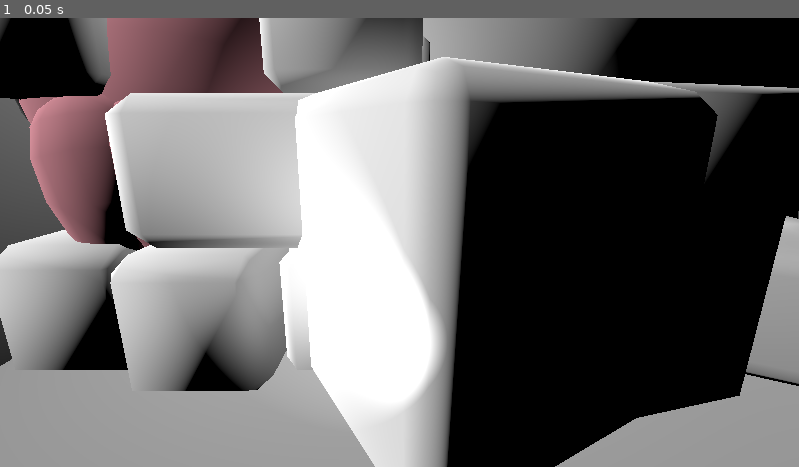
Above: before the commit, frame 1.
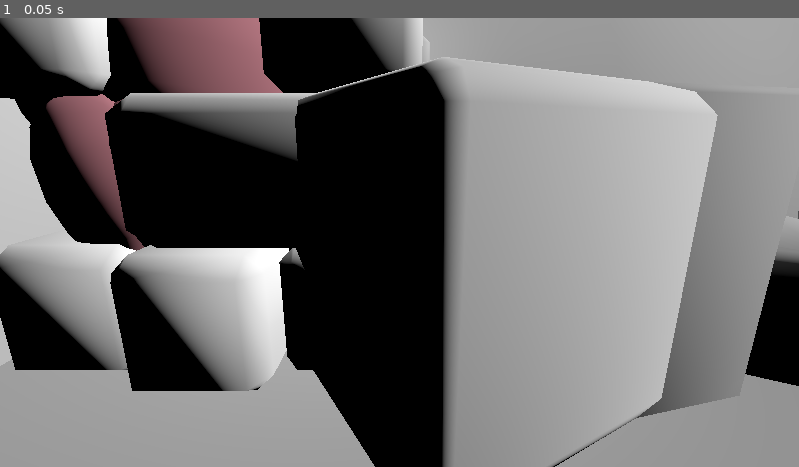
Above: after the commit, the same moment.

Repository: CoffeeMugTwo/b_oink
Game: Godot game, scene res://Scenes/TEst_Art.tscn
Same seed, same stepped clock (60 frames per second), same inputs: the game is played once before the commit and once after it. This scene is started directly instead of the project's main scene.
Inputs:
- Up to frame 1 (0.05 s): no input

The runs differ from the first frame. In frame 1, 82% of the frame differs, in the area x 0-100%, y 0-100%.

Commit message:
Desk_added
Desk added

Diff:
--- /dev/null
+++ b/b-oink/Art/Materials/DEsk.tres
@@ -0,0 +1,17 @@
+[gd_resource type="StandardMaterial3D" load_steps=5 format=3 uid="uid://8r3vnp3cabll"]
+
+[ext_resource type="Texture2D" uid="uid://cll170m5pcsob" path="res://Art/Textures/Desk/Desk_LP_DefaultMaterial_BaseColor.png" id="1_uo2rn"]
+[ext_resource type="Texture2D" uid="uid://be3mx2qi03na2" path="res://Art/Textures/Desk/Desk_LP_DefaultMaterial_Metallic.png" id="2_4hq08"]
+[ext_resource type="Texture2D" uid="uid://cfva6whj6raim" path="res://Art/Textures/Desk/Desk_LP_DefaultMaterial_Normal.png" id="3_2n3tp"]
+[ext_resource type="Texture2D" uid="uid://cej7d187fhp01" path="res://Art/Textures/Desk/Desk_LP_DefaultMaterial_Roughness.png" id="4_k8k63"]
+
+[resource]
+albedo_texture = ExtResource("1_uo2rn")
+metallic = 1.0
+metallic_texture = ExtResource("2_4hq08")
+metallic_texture_channel = 4
+roughness_texture = ExtResource("4_k8k63")
+roughness_texture_channel = 4
+normal_enabled = true
+normal_scale = 0.5
+normal_texture = ExtResource("3_2n3tp")
--- a/b-oink/Scenes/TEst_Art.tscn
+++ b/b-oink/Scenes/TEst_Art.tscn
@@ -1,28 +1,30 @@
-[gd_scene load_steps=25 format=3 uid="uid://i43aut0vc512"]
-
-[ext_resource type="PackedScene" uid="uid://vv065mcc2cc0" path="res://Art/Models/B-Oink!_Floor_boards.fbx" id="1_wlm07"]
+[gd_scene load_steps=27 format=3 uid="uid://i43aut0vc512"]
+
+[ext_resource type="PackedScene" uid="uid://dpdlg3jwq3gw0" path="res://Art/Models/B-Oink!_Floor_boards.fbx" id="1_wlm07"]
 [ext_resource type="PackedScene" uid="uid://cqjfh8efwvg1" path="res://Art/Models/B-Oink!_Wall.fbx" id="2_c83vi"]
 [ext_resource type="PackedScene" uid="uid://d0ekkiqqjq7a0" path="res://Art/Models/B-Oink!_Char_Spring_LP_v2.fbx" id="3_6fx8x"]
 [ext_resource type="PackedScene" uid="uid://0mbnt1xmnrvx" path="res://Art/Models/B-Oink!_Char_front.fbx" id="4_crea5"]
-[ext_resource type="PackedScene" uid="uid://dny21l6l7754p" path="res://Art/Models/B-Oink!_Bar_Straight_wood_LP.fbx" id="5_mku0s"]
+[ext_resource type="PackedScene" uid="uid://dql7vvv1oixh3" path="res://Art/Models/B-Oink!_Bar_Straight_wood_LP.fbx" id="5_mku0s"]
 [ext_resource type="PackedScene" uid="uid://bgp61nlih2pmg" path="res://Art/Models/B-Oink!_Char_LP_back_v2.fbx" id="6_8rpb8"]
 [ext_resource type="PackedScene" uid="uid://bynltsclhkugb" path="res://Art/Models/B-Oink!_Buldingblock_cylinder_LP.fbx" id="7_mbk0s"]
-[ext_resource type="PackedScene" uid="uid://bnb08ipuj7xgd" path="res://Art/Models/B-Oink!_Buldingblock_cube_LP.fbx" id="8_5i0sl"]
-[ext_resource type="PackedScene" uid="uid://dscioaeii4vhb" path="res://Art/Models/B-Oink!_Buldingblock_bridge_LP.fbx" id="9_c83vi"]
+[ext_resource type="PackedScene" uid="uid://bxrnw4u303w4h" path="res://Art/Models/B-Oink!_Buldingblock_cube_LP.fbx" id="8_5i0sl"]
+[ext_resource type="PackedScene" uid="uid://sffbnrgfdnup" path="res://Art/Models/B-Oink!_Buldingblock_bridge_LP.fbx" id="9_c83vi"]
 [ext_resource type="PackedScene" uid="uid://c1vloahd8enej" path="res://Art/Models/B-Oink!_Domino_LP.fbx" id="10_6fx8x"]
-[ext_resource type="PackedScene" uid="uid://bfqvuwfrt4cut" path="res://Art/Models/Luggage_LP_cd.fbx" id="11_crea5"]
+[ext_resource type="PackedScene" uid="uid://u28a0yy4v4c2" path="res://Art/Models/B-Oink!_Luggage_LP_.fbx" id="11_crea5"]
 [ext_resource type="Material" uid="uid://bxaag8wb7f0rh" path="res://Art/Alternate_Models/Lagguage.tres" id="12_6xqq2"]
 [ext_resource type="PackedScene" uid="uid://cye25i7sbtq15" path="res://Art/Models/B-Oink!_Socket_LP.fbx" id="12_mku0s"]
-[ext_resource type="PackedScene" uid="uid://xdjn8j01vrus" path="res://Art/Models/B-Oink!_Book_LP.fbx" id="13_8rpb8"]
-[ext_resource type="PackedScene" uid="uid://fuifpr73arbw" path="res://Art/Models/Telephone_LP.gltf" id="14_4602l"]
-[ext_resource type="PackedScene" uid="uid://c447oc57lv7cv" path="res://Art/Models/Teddy_LP.gltf" id="15_6xqq2"]
-[ext_resource type="PackedScene" uid="uid://c47fgd715y63q" path="res://Art/Models/Curtain_LP.gltf" id="16_w4myn"]
-[ext_resource type="PackedScene" uid="uid://doamt0la58ay5" path="res://Art/Models/Chair_LP.gltf" id="17_o8xbc"]
-[ext_resource type="PackedScene" uid="uid://dgg6ipedxvtr1" path="res://Art/Models/Buchstabenklotz_LP.gltf" id="19_tbcda"]
-[ext_resource type="PackedScene" uid="uid://oc5fuf5g1xb7" path="res://Art/Models/Bookshelf_LP.gltf" id="20_okox1"]
-[ext_resource type="PackedScene" uid="uid://tv44uxa2rkf2" path="res://Art/Models/Jengastein_LP.gltf" id="21_iapq2"]
-[ext_resource type="PackedScene" uid="uid://dvmdbihqhqmwq" path="res://Art/Models/Jengaturm_LP.gltf" id="22_ac0dq"]
-[ext_resource type="PackedScene" uid="uid://cu2nmcy0nu4eh" path="res://Art/Models/Pixarball_LP_V2.gltf" id="23_okox1"]
+[ext_resource type="PackedScene" uid="uid://doaeowvopsl7f" path="res://Art/Models/B-Oink!_Book_LP.fbx" id="13_8rpb8"]
+[ext_resource type="PackedScene" uid="uid://bamthn66y4ck6" path="res://Art/Models/Telephone_LP.gltf" id="14_4602l"]
+[ext_resource type="PackedScene" uid="uid://djx6htad3ovwe" path="res://Art/Models/Teddy_LP.gltf" id="15_6xqq2"]
+[ext_resource type="PackedScene" uid="uid://blaj83ljd7ftn" path="res://Art/Models/Curtain_LP.gltf" id="16_w4myn"]
+[ext_resource type="PackedScene" uid="uid://p0uyi8jieasc" path="res://Art/Models/Chair_LP.gltf" id="17_o8xbc"]
+[ext_resource type="PackedScene" uid="uid://c6vyp5ewi122u" path="res://Art/Models/Buchstabenklotz_LP.gltf" id="19_tbcda"]
+[ext_resource type="PackedScene" uid="uid://b4hbt64h3djeq" path="res://Art/Models/Bookshelf_LP.gltf" id="20_okox1"]
+[ext_resource type="PackedScene" uid="uid://drthyjvgoa3dt" path="res://Art/Models/Jengastein_LP.gltf" id="21_iapq2"]
+[ext_resource type="PackedScene" uid="uid://coyts0axxhns0" path="res://Art/Models/Jengaturm_LP.gltf" id="22_ac0dq"]
+[ext_resource type="PackedScene" uid="uid://sjppc6ta3232" path="res://Art/Models/Pixarball_LP_V2.gltf" id="23_okox1"]
+[ext_resource type="PackedScene" uid="uid://h0pue3hqw05h" path="res://Art/Models/Desk_LP_V2.gltf" id="24_ac0dq"]
+[ext_resource type="Material" uid="uid://8r3vnp3cabll" path="res://Art/Materials/DEsk.tres" id="25_f544f"]
 
 [sub_resource type="CameraAttributesPhysical" id="CameraAttributesPhysical_wlm07"]
 exposure_multiplier = 0.895
@@ -125,7 +127,7 @@
 transform = Transform3D(0.8660255, 0, 0.49999994, 0, 1, 0, -0.49999994, 0, 0.8660255, -1.1676168, 0, 2.4137785)
 
 [node name="SpotLight3D" type="SpotLight3D" parent="."]
-transform = Transform3D(-4.371139e-08, 0, -1, 0, 1, 0, 1, 0, -4.371139e-08, -4, 1, 2)
+transform = Transform3D(-4.371139e-08, 0, -1, 0, 1, 0, 1, 0, -4.371139e-08, -7.6474595, 2.0797815, 10.966871)
 light_energy = 1.257
 
 [node name="B-Oink!_Floor_boards5" parent="." instance=ExtResource("1_wlm07")]
@@ -166,7 +168,7 @@
 attributes = SubResource("CameraAttributesPhysical_wlm07")
 
 [node name="DirectionalLight3D" type="DirectionalLight3D" parent="."]
-transform = Transform3D(-0.9659259, 0.12940946, -0.22414395, 8.230109e-09, 0.8660254, 0.5, 0.25881916, 0.48296294, -0.83651644, 0, 3.1581962, 5)
+transform = Transform3D(1.0000001, 1.5646219e-07, 4.4703484e-08, 1.5426817e-08, 0.8660254, 0.5, -5.9604645e-08, -0.49999994, 0.86602545, 0, 3.1581962, 5)
 
 [node name="B-Oink!_Buldingblock_bridge_LP" parent="." instance=ExtResource("9_c83vi")]
 transform = Transform3D(0.25881907, 0, -0.9659258, 0, 1, 0, 0.9659258, 0, 0.25881907, -1, 0, 3)
@@ -228,4 +230,12 @@
 [node name="Pixarball_LP_V2" parent="." instance=ExtResource("23_okox1")]
 transform = Transform3D(-0.16942869, -0.6323165, -0.75595635, 0.19565588, 0.73019767, -0.6546222, 0.96592593, -0.25881907, 1.01326325e-08, -2.384413, 2.2035425, 7.4859576)
 
+[node name="Desk_LP_V2" parent="." instance=ExtResource("24_ac0dq")]
+transform = Transform3D(-1, 0, 8.742278e-08, 0, 1, 0, -8.742278e-08, 0, -1, -4.3946486, 0, 10.420499)
+
+[node name="Desk_LP" parent="Desk_LP_V2" index="0"]
+transform = Transform3D(1, 0, 0, 0, 1, 0, 0, 0, 1, -0.25, 3, -0.92554)
+surface_material_override/0 = ExtResource("25_f544f")
+
 [editable path="Luggage_LP_cd"]
+[editable path="Desk_LP_V2"]
Binary file added: b-oink/Art/Models/Desk_HP.glb
Binary file added: b-oink/Art/Models/Desk_LP.glb
Binary file added: b-oink/Art/Models/Desk_LP_V2.bin
Not shown, added: b-oink/Art/Models/Desk_LP_V2.gltf
Binary file added: b-oink/Art/Textures/Desk/Desk_LP_DefaultMaterial_BaseColor.png
Binary file added: b-oink/Art/Textures/Desk/Desk_LP_DefaultMaterial_Emissive.png
Binary file added: b-oink/Art/Textures/Desk/Desk_LP_DefaultMaterial_Height.png
Binary file added: b-oink/Art/Textures/Desk/Desk_LP_DefaultMaterial_Metallic.png
Binary file added: b-oink/Art/Textures/Desk/Desk_LP_DefaultMaterial_Normal.png
Binary file added: b-oink/Art/Textures/Desk/Desk_LP_DefaultMaterial_Roughness.png
Not shown, added: b-oink/Art/Blend_files/Desk.blend
Not shown, added: b-oink/Art/Models/Desk_HP.assbin
(and 1 more such lines)
